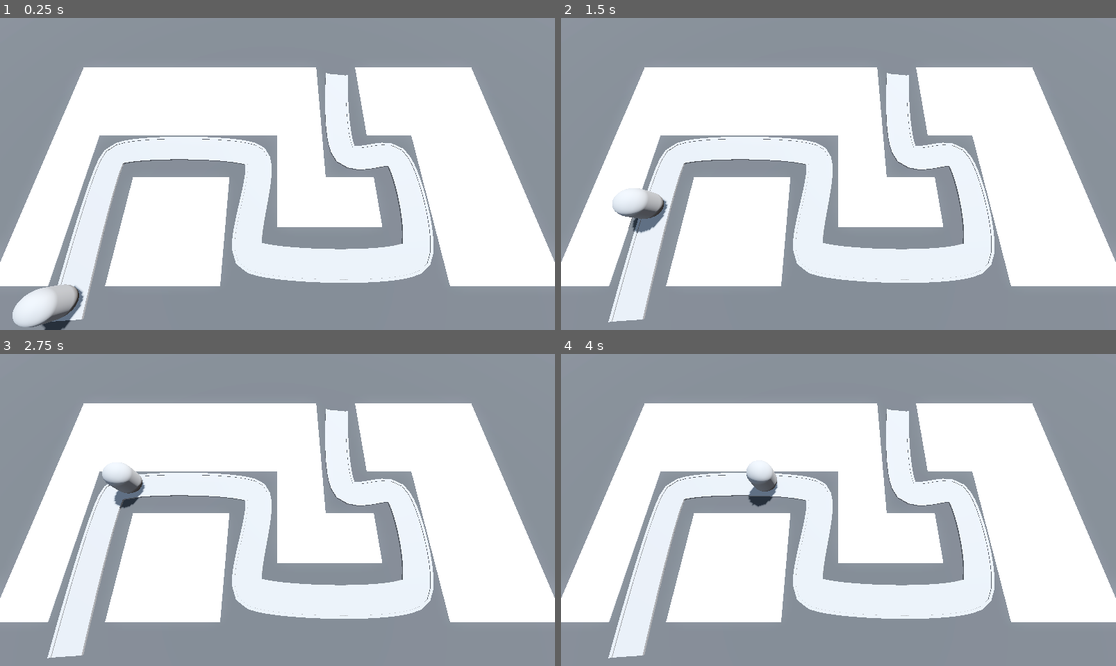
Above: before the commit, frames 1-4 (two rows, left to right).
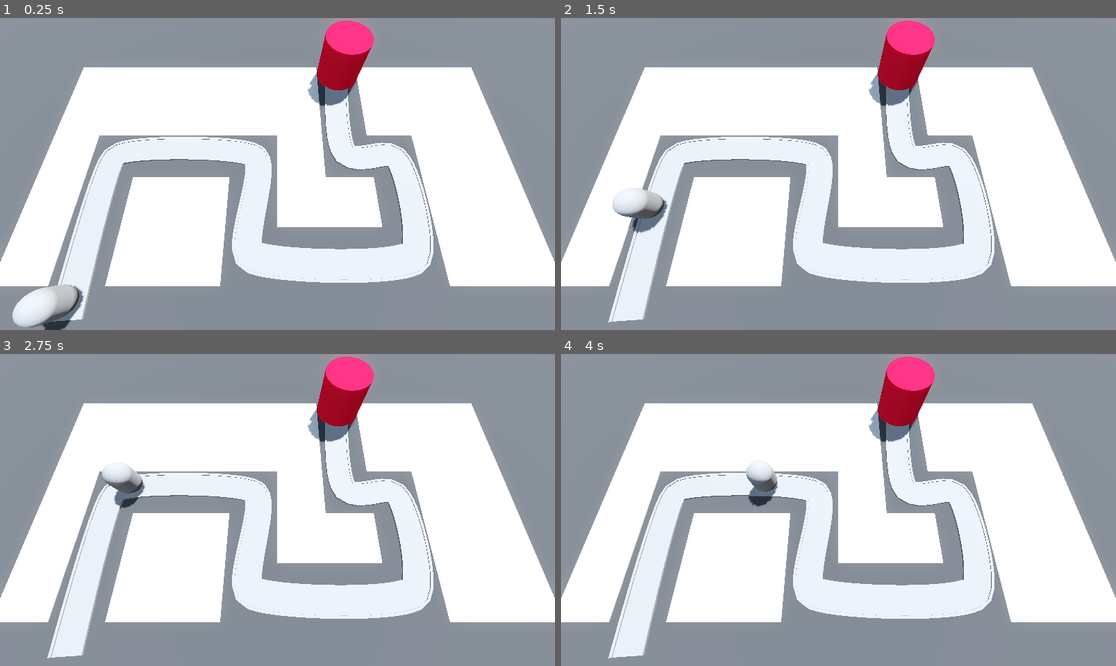
Above: after the commit, the same moments.

Repository: DTNevaeha/TD_Game
Game: Godot game, scene res://BaseLevel.tscn
Two runs of this game, one before a commit and one after it. Both use one fixed random seed, a clock stepped at 60 frames per second and the inputs below.
Inputs:
- Up to frame 1 (0.25 s): no input
- Up to frame 2 (1.5 s): no input
- Up to frame 3 (2.75 s): no input
- Up to frame 4 (4 s): no input

The runs differ from the first frame. In frame 1, 2.1% of the frame differs, in the area x 55-68%, y 0-29%; in frame 2, 2.1%; in frame 3, 2.1%; in frame 4, 2.1%.

Commit message:
Added base and movement

Diff:
--- /dev/null
+++ b/Base/base.gd
@@ -0,0 +1,5 @@
+extends Node3D
+
+
+func take_damage() -> void:
+	print("damage dealt to base!")
--- /dev/null
+++ b/Base/base.tscn
@@ -0,0 +1,16 @@
+[gd_scene load_steps=3 format=3 uid="uid://d0kibjiwk3lrp"]
+
+[ext_resource type="Script" path="res://Base/base.gd" id="1_udaxu"]
+
+[sub_resource type="StandardMaterial3D" id="StandardMaterial3D_305fm"]
+albedo_color = Color(1, 0, 0.211765, 1)
+
+[node name="Base" type="Node3D" groups=["base"]]
+script = ExtResource("1_udaxu")
+
+[node name="CSGCylinder3D" type="CSGCylinder3D" parent="."]
+transform = Transform3D(1, 0, 0, 0, 1, 0, 0, 0, 1, 0, 2, 0)
+radius = 2.0
+height = 4.0
+sides = 32
+material = SubResource("StandardMaterial3D_305fm")
--- a/BaseLevel.tscn
+++ b/BaseLevel.tscn
@@ -1,7 +1,8 @@
-[gd_scene load_steps=8 format=3 uid="uid://c5cxdew1fk03r"]
+[gd_scene load_steps=9 format=3 uid="uid://c5cxdew1fk03r"]
 
 [ext_resource type="MeshLibrary" uid="uid://ckkxjo3ix7p35" path="res://MeshLibraries/SpaceLibraries.tres" id="1_q0ql3"]
 [ext_resource type="PackedScene" uid="uid://b8nhsajj7xnnv" path="res://Enemy/enemy.tscn" id="2_ay0h6"]
+[ext_resource type="PackedScene" uid="uid://d0kibjiwk3lrp" path="res://Base/base.tscn" id="3_qgggh"]
 
 [sub_resource type="ProceduralSkyMaterial" id="ProceduralSkyMaterial_w541m"]
 sky_horizon_color = Color(0.64625, 0.65575, 0.67075, 1)
@@ -95,3 +96,6 @@
 
 [node name="Enemy" parent="Path3D" instance=ExtResource("2_ay0h6")]
 transform = Transform3D(0.999995, 0, 0, 0, 1, 0, 0, 0, 0.999995, -14, 0, 14)
+
+[node name="Base" parent="." instance=ExtResource("3_qgggh")]
+transform = Transform3D(1, 0, 0, 0, 1, 0, 0, 0, 1, 6, 0, -7)
--- a/Enemy/enemy.gd
+++ b/Enemy/enemy.gd
@@ -2,6 +2,10 @@
 
 @export var speed: float = 2.5
 
+@onready var base = get_tree().get_first_node_in_group("base")
+
 
 func _process(delta: float) -> void:
 	progress += delta * speed
+	if progress_ratio == 1.0:
+		base.take_damage()
Not shown: 4 places in MeshLibraries/SpaceLibraries.tres that only renumber resources
